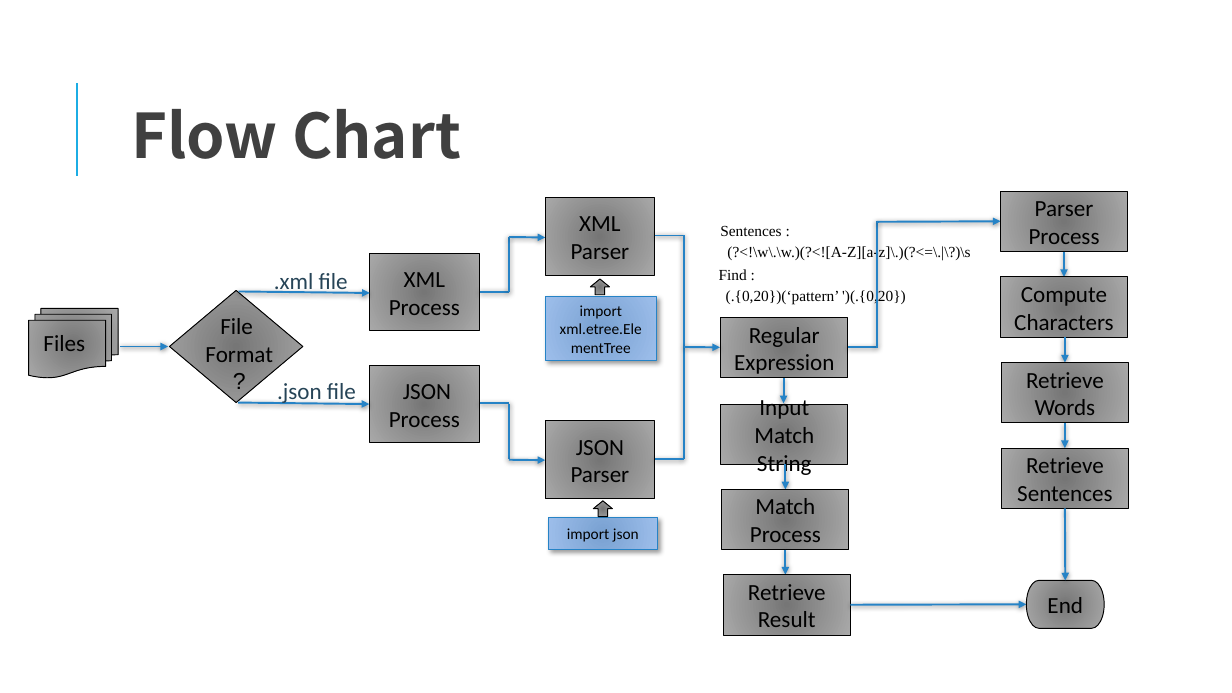
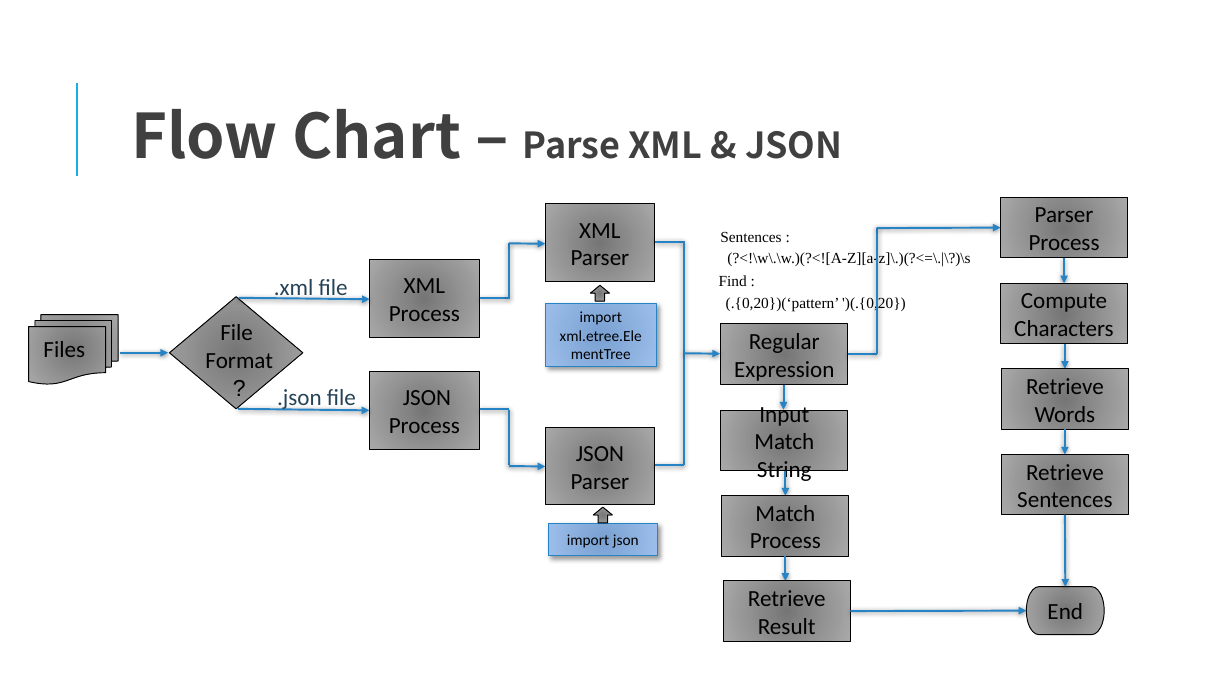
Before and after one commit to Chadliu0806/IR-System, a slide deck: slide 5 of IRSystem.pptx (slide 4 before the commit). Drawn at 1232x693 pixels with LibreOffice and Linux fonts; fonts in the diff are those of the drawing. Boxes give left, top, right and bottom in pixels: in the first picture for what was removed or moved away, otherwise in the second. Text is boxed around its words. In the diff, an @@ line names an element or a change of style, - is before the commit and + after.

```diff
--- a/IRSystem.pptx
+++ b/IRSystem.pptx
@@ text at <box>131,109,842,159</box>: text changed; size 48 to 28 pt @@
-Flow Chart
+Flow Chart – Parse XML & JSON
@@ 15 arrows, 14 rectangles, 9 lines, 8 texts, 2 up arrows, 1 pill shape, 1 flow chart multidocument, 1 diamond: place and size @@
-15 arrows, 14 rectangles, 9 lines, 8 texts, 2 up arrows, 1 pill shape, 1 flow chart multidocument, 1 diamond at <box>29,191,1128,635</box>
+15 arrows, 14 rectangles, 9 lines, 8 texts, 2 up arrows, 1 pill shape, 1 flow chart multidocument, 1 diamond at <box>29,198,1128,641</box>
```
Also in this commit, not shown: 1 other slide changed, 2 slides added, 4 other files.
